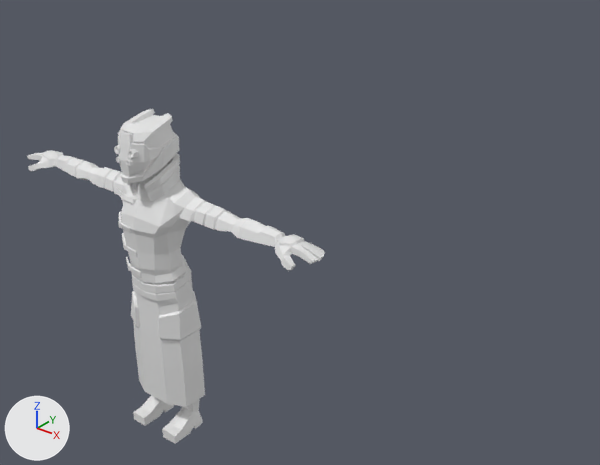
One commit to the Blender file RiggedAssetsBlenderFiles/Psionic.blend: the scene before it, then after it.
The view is the same before and after, from a 50 mm lens placed at (2.92, -5.24, 3.01), pointed at (-0.12, -1.44, 0.65). The axes (+X, +Y, +Z) are drawn at lower left. The lights are the same throughout. Materials are left out; every surface is plain grey.

The scene before the commit, as lines of its bpy script (objects in view):
```python
me_mesh_013 = bpy.data.meshes.new('Mesh.013')
me_mesh_013.from_pydata(...)  # 1215 vertices, 1309 faces; spans x -102.0..102.0, y 0.0..179.0, z -16.0..17.0
me_mesh_013.materials.append(mat_color35)
ob_sm_chr_psionic_01 = bpy.data.objects.new('SM_Chr_Psionic_01', me_mesh_013)
ob_sm_chr_psionic_01.location = (-0.015, -2.736, 0.0)
ob_sm_chr_psionic_01.rotation_euler = (1.571, 0.0, 0.0)  # degrees (90, 0, 0)
ob_sm_chr_psionic_01.scale = (0.01, 0.01, 0.01)
```
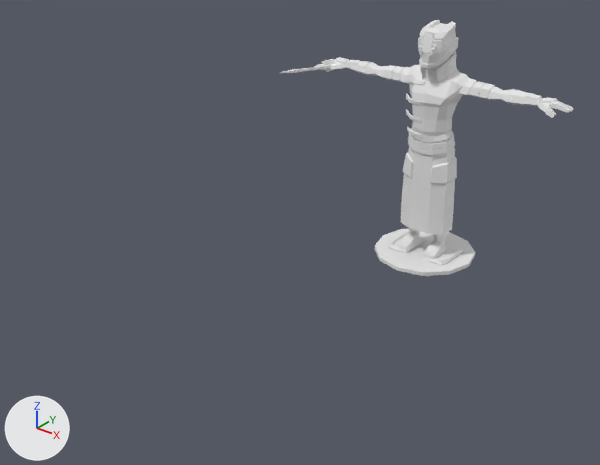
What differs and where, as boxes [x1, y1, x2, y2] in the pictures (600 x 465 px):
'SM_Chr_Psionic_01', reshaped, moved (28% shorter)
    before: [27, 109, 325, 444]
    after: [280, 20, 574, 262]
'SM_Veh_Hoverboard_02', added
    after: [375, 229, 475, 276]
part 1 of me_mesh_013, added
    after: [280, 64, 334, 73]

The change, as a list of edits to the scene's bpy script:
```text
Change me_mesh_013:
    used by ob_sm_chr_psionic_01; location = (-0.015, -2.736, 0.0); rotation_euler = (1.571, 0.0, 0.0), in degrees (90, 0, 0); scale = (0.01, 0.01, 0.01)
    remove me_mesh_013.from_pydata(...)  # 1215 vertices, 1309 faces; spans x -102.0..102.0, y 0.0..179.0, z -16.0..17.0
    add me_mesh_013.from_pydata(...)  # 1379 vertices, 1478 faces; spans x -105.0..102.0, y 0.0..179.0, z -16.0..55.0
    me_mesh_013 part 1: a new loose piece of 164 vertices spanning x -105.0..-87.0, y 130.0..138.0, z -11.0..55.0
Add me_mesh:
    me_mesh.from_pydata(...)  # 227 vertices, 230 faces; spans x -39.7..39.7, y -16.1..2.9, z -39.7..39.7
Change ob_sm_chr_psionic_01:
    ob_sm_chr_psionic_01.location: (-0.015, -2.736, 0.0) -> (0.0, -0.026, 0.0)
Add ob_sm_veh_hoverboard_02:
    ob_sm_veh_hoverboard_02 = bpy.data.objects.new('SM_Veh_Hoverboard_02', me_mesh)
    ob_sm_veh_hoverboard_02.location = (0.0, 0.0, 0.0)
    ob_sm_veh_hoverboard_02.rotation_euler = (1.571, 0.0, 0.0)  # degrees (90, 0, 0)
    ob_sm_veh_hoverboard_02.scale = (0.01, 0.01, 0.01)
```
